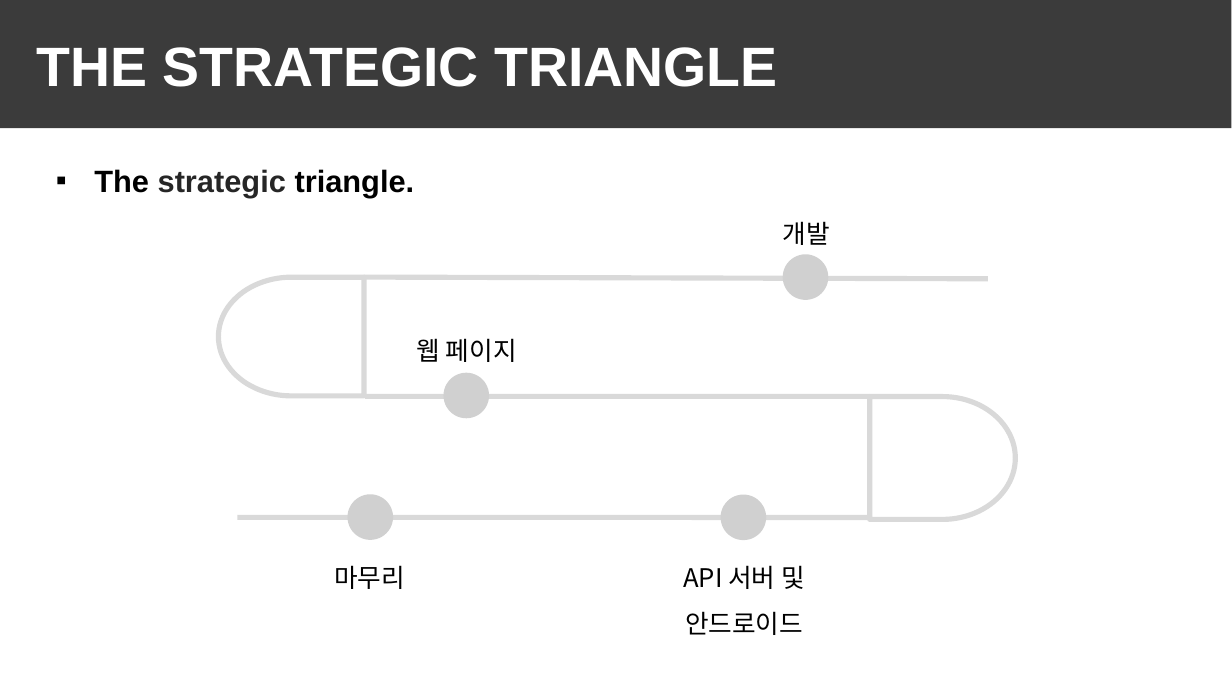
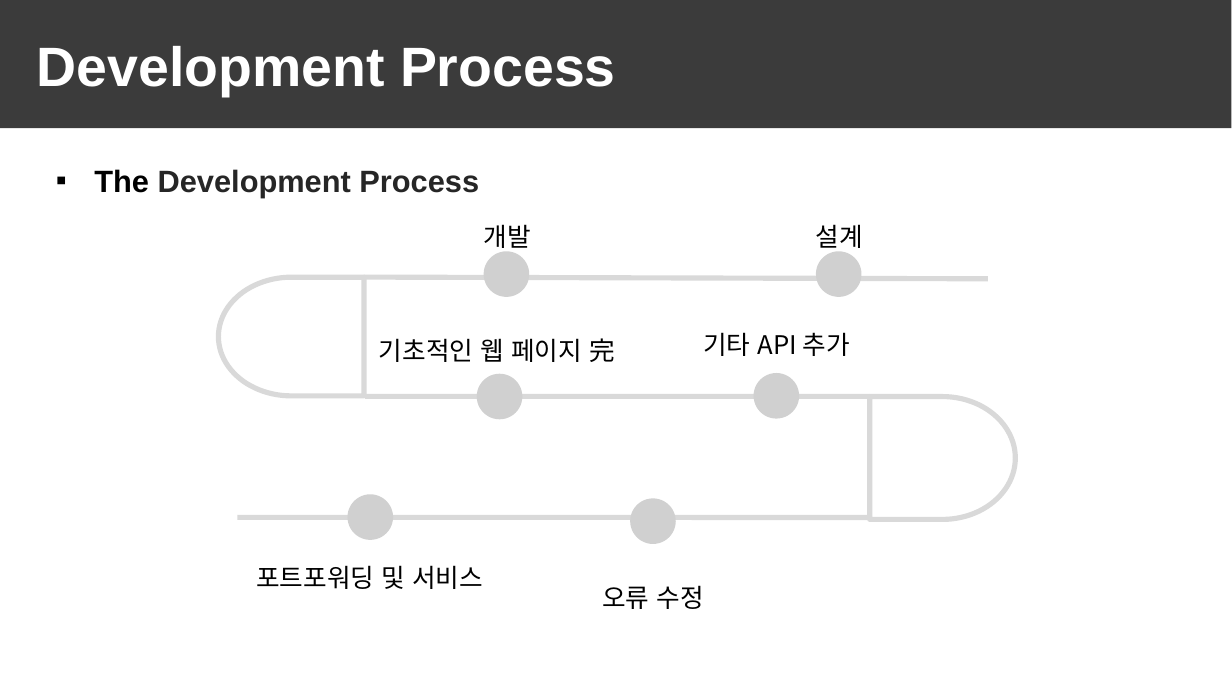
Before and after one commit to zozokjs/webapps, a slide deck: slide 2 of MusicFactory.pptx. Drawn at 1232x693 pixels with LibreOffice and Linux fonts; fonts in the diff are those of the drawing; grey boxes stand for pictures. Boxes give left, top, right and bottom in pixels: in the first picture for what was removed or moved away, otherwise in the second. Text is boxed around its words. In the diff, an @@ line names an element or a change of style, - is before the commit and + after.

Commit message:
2018.04.20.MF2. 수정된 PPT

```diff
--- a/MusicFactory.pptx
+++ b/MusicFactory.pptx
@@ title at [37,46,616,96]: text changed @@
-THE STRATEGIC TRIANGLE
+Development Process
@@ text at [94,169,479,197]: text changed; text colour #000000 to #262626 @@
-▪ The strategic triangle.
+▪ The Development Process
@@ text "개발" rewrapped from [783,221,830,245] to [483,224,530,253] @@
@@ text added at [816,224,863,253], 15 pt, text #000000 @@
+설계
@@ picture added at [484,251,530,297] @@
@@ picture removed at [782,254,828,299] @@
@@ picture added at [816,251,861,297] @@
@@ text at [379,338,615,362]: text changed @@
-웹 페이지
+기초적인 웹 페이지 完
@@ text added at [703,332,850,356], 15 pt, text #000000 @@
+기타 API 추가
@@ picture removed at [444,373,489,419] @@
@@ picture added at [477,373,522,419] @@
@@ picture added at [754,373,800,419] @@
@@ picture added at [631,499,676,545] @@
@@ picture removed at [721,494,766,540] @@
@@ text at [256,565,483,589]: text changed @@
-마무리
+포트포워딩 및 서비스
@@ text removed at [683,565,805,635] @@
-API 서버 및
-안드로이드
@@ text added at [602,585,704,609], 15 pt, text #000000 @@
+오류 수정
```
Also in this commit, not shown: 9 other slides changed, 1 slide added, 3 slides removed.
